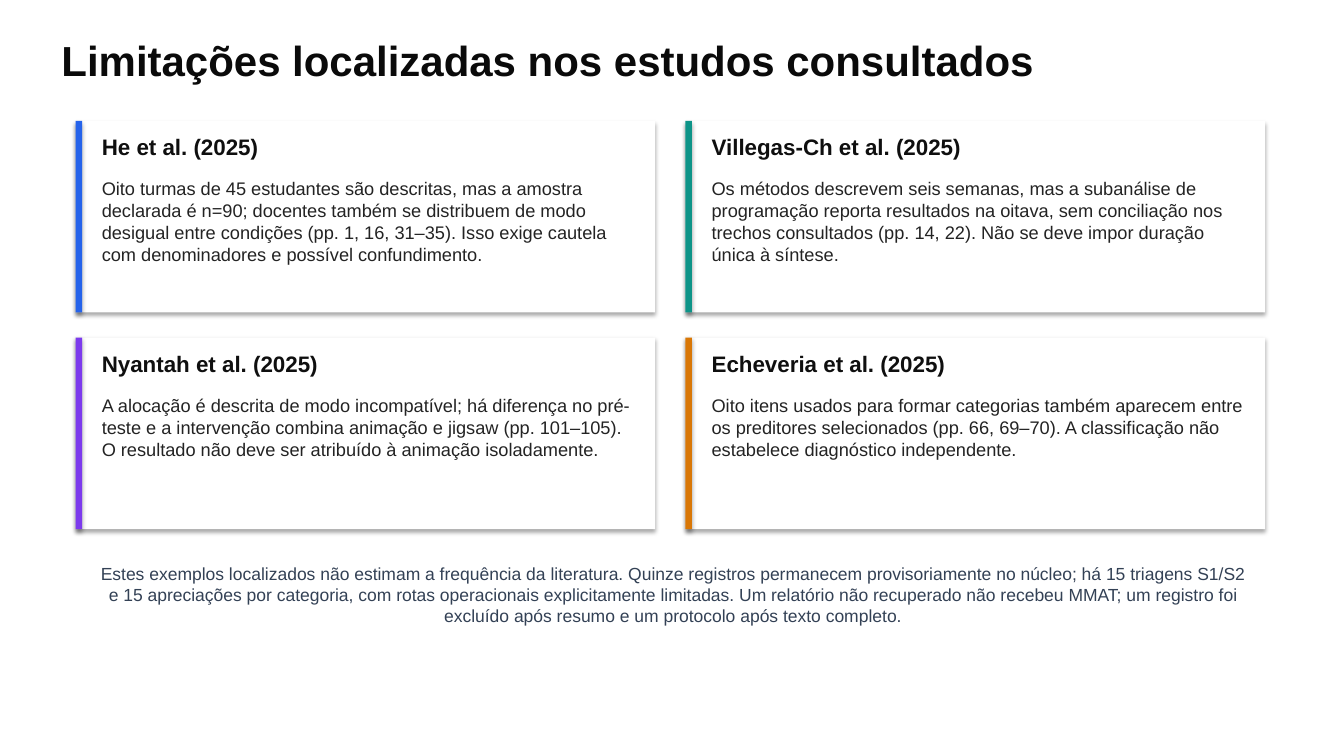
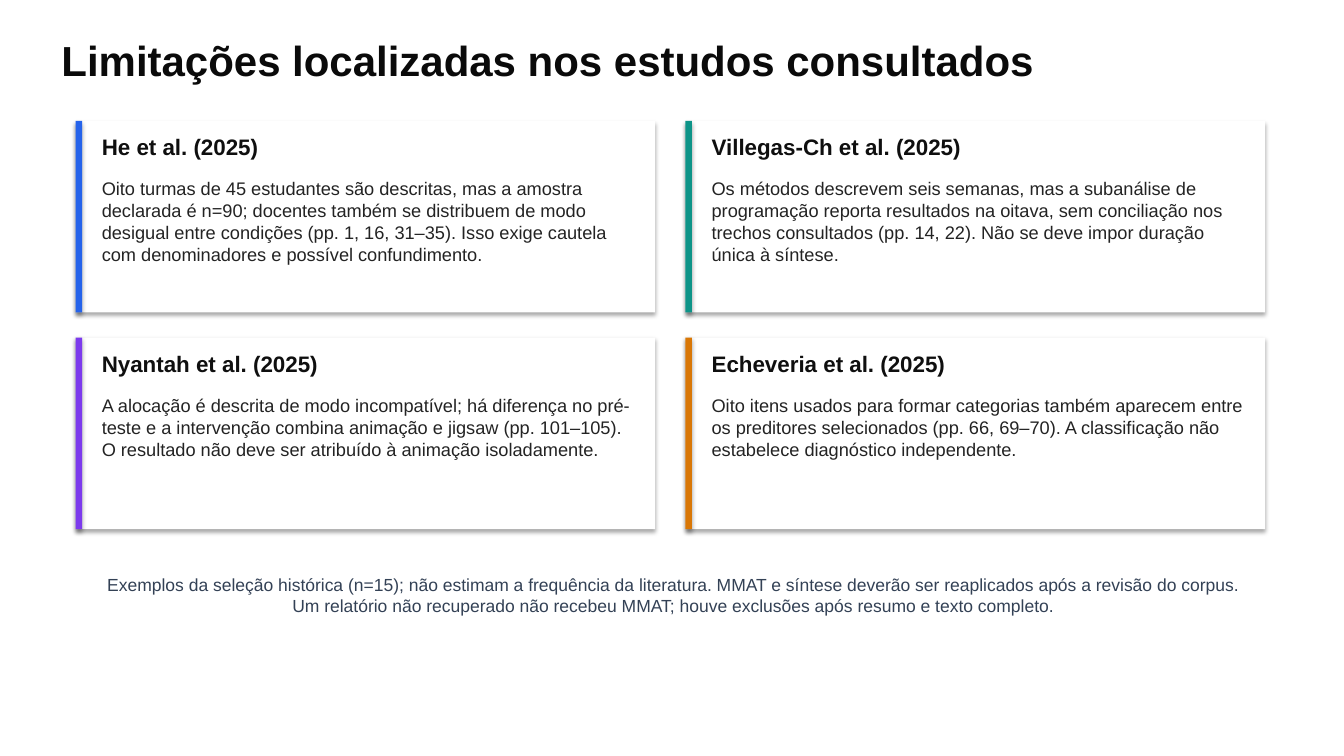
Before and after one commit to thalesfb/ccw, a slide deck: slide 15 of results/tcc/presentation/ensino_personalizado_de_matematica_tcc.pptx. Drawn at 1344x756 pixels with LibreOffice and Linux fonts; fonts in the diff are those of the drawing. Boxes give left, top, right and bottom in pixels: in the first picture for what was removed or moved away, otherwise in the second. Text is boxed around its words. In the diff, an @@ line names an element or a change of style, - is before the commit and + after.

```diff
--- a/results/tcc/presentation/ensino_personalizado_de_matematica_tcc.pptx
+++ b/results/tcc/presentation/ensino_personalizado_de_matematica_tcc.pptx
@@ text at [107,578,1238,616]: text changed @@
-Estes exemplos localizados não estimam a frequência da literatura. Quinze registros permanecem provisoriamente no núcleo; há 15 triagens S1/S2 e 15 apreciações por categoria, com rotas operacionais explicitamente limitadas. Um relatório não recuperado não recebeu MMAT; um registro foi excluído após resumo e um protocolo após texto completo.
+Exemplos da seleção histórica (n=15); não estimam a frequência da literatura. MMAT e síntese deverão ser reaplicados após a revisão do corpus. Um relatório não recuperado não recebeu MMAT; houve exclusões após resumo e texto completo.
```
Also in this commit, not shown: 8 other slides changed, 4 other files.
